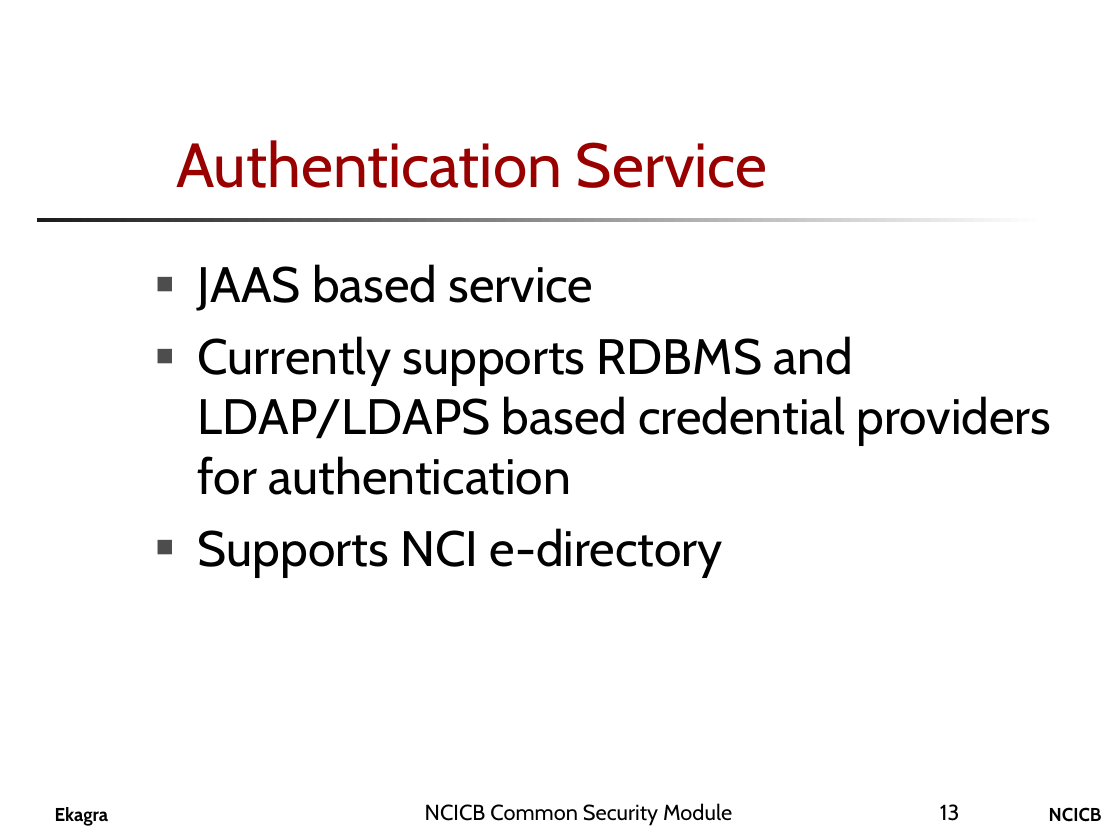
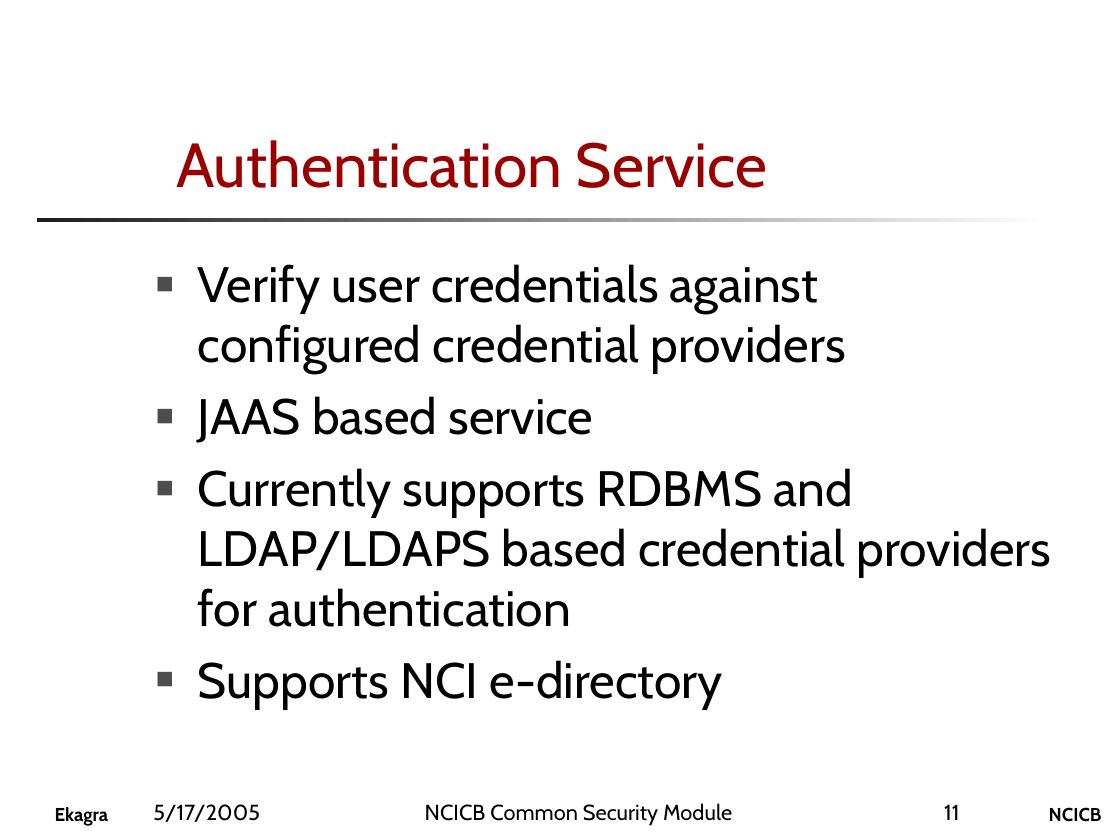
Before and after one commit to CBIIT/common-security-module-docs, a slide deck: slide 11 of Presentations/CSM_Presentation.ppt (slide 13 before the commit). Drawn at 1120x840 pixels with LibreOffice and Linux fonts; fonts in the diff are those of the drawing; background and template pictures are left out. Boxes give left, top, right and bottom in pixels: in the first picture for what was removed or moved away, otherwise in the second. Text is boxed around its words. In the diff, an @@ line names an element or a change of style, - is before the commit and + after.

```diff
--- a/Presentations/CSM_Presentation.ppt
+++ b/Presentations/CSM_Presentation.ppt
@@ text at (x1=198, y1=264, x2=846, y2=372): paragraph added @@
+■ Verify user credentials against configured credential providers
@@ text added at (x1=153, y1=804, x2=260, y2=822), 14 pt, text #000000 @@
+5/17/2005
@@ page number at (x1=944, y1=804, x2=959, y2=820): text changed @@
-13
+11
```
Also in this commit, not shown: 30 other slides changed, 3 slides added, 3 slides removed.
